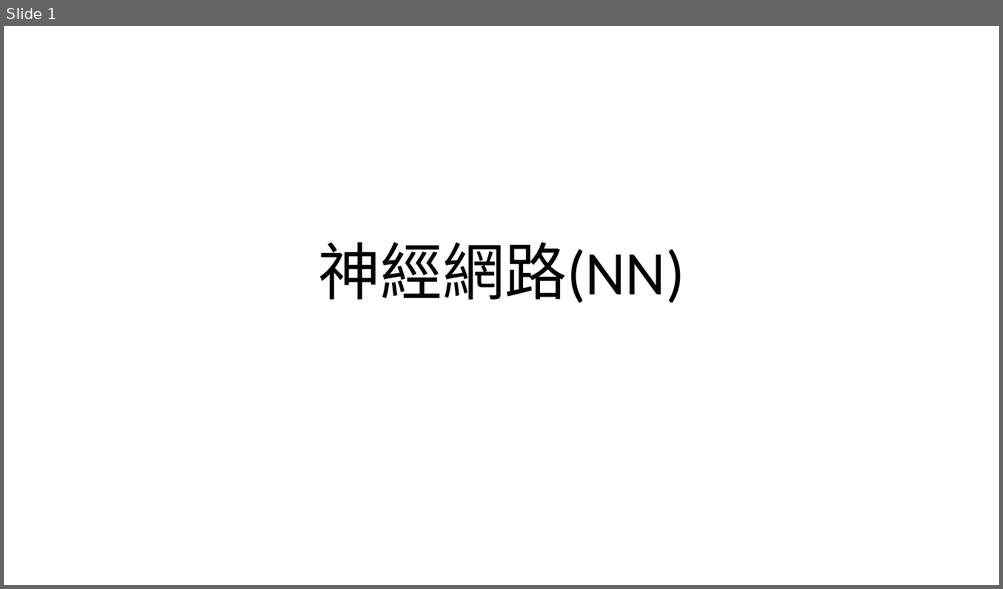
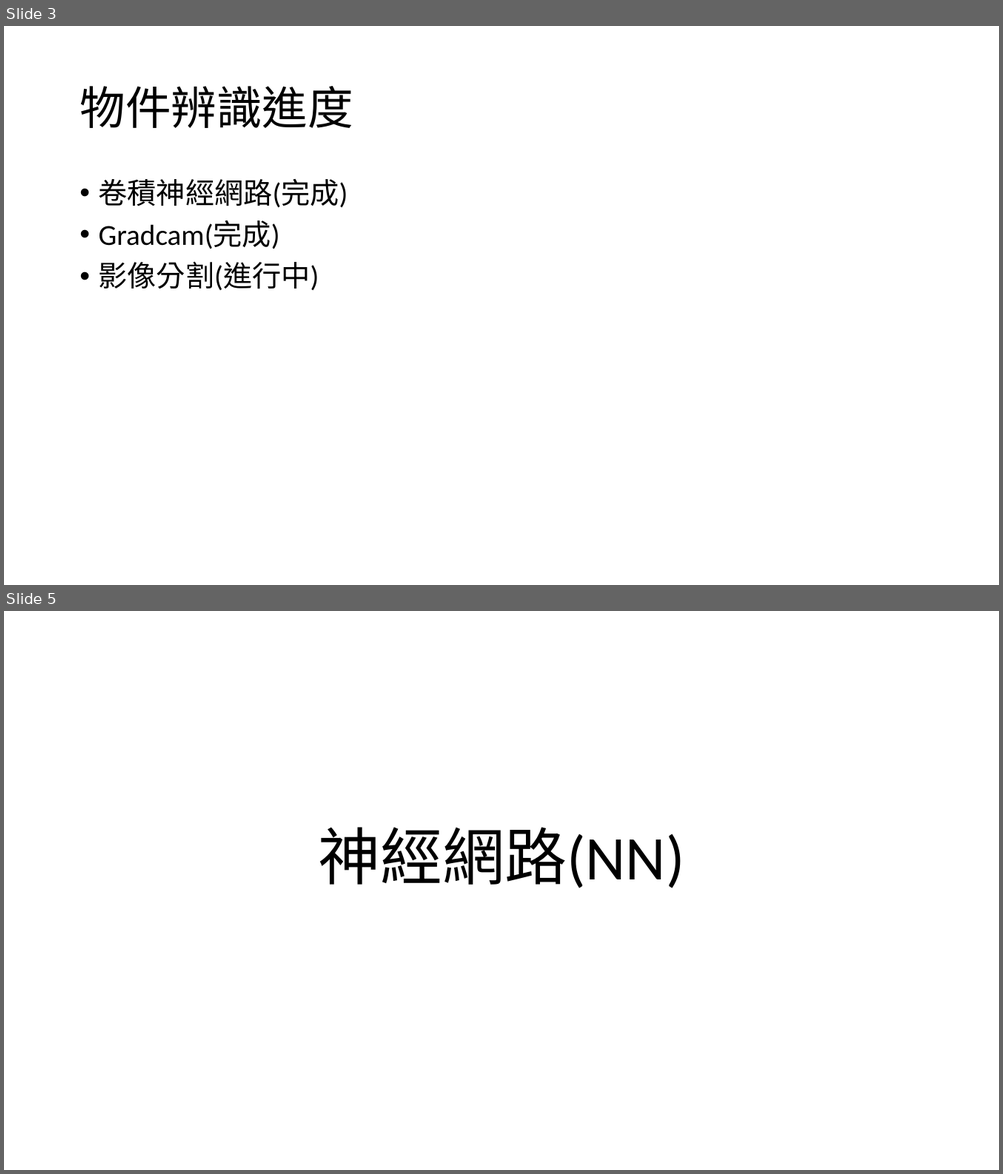
Before and after one commit to WingSyncAlgorithm/Object_Detection, a slide deck: 統整簡報/20230924/cnn.pptx. Shown one above the other, each under a label of ours: slide 1 before the commit, slides 3 and 5 after it; the slides between them are not shown. The pictures are 1003x589 and 1003x1174 pixels, drawn with LibreOffice and Linux fonts; fonts in the diff are those of the drawing. Boxes give left, top, right and bottom in pixels: in the first picture for what was removed or moved away, otherwise in the second. Text is boxed around its words. In the diff, an @@ line names an element or a change of style, - is before the commit and + after.

```diff
--- a/統整簡報/20230924/cnn.pptx
+++ b/統整簡報/20230924/cnn.pptx
@@ slide 3 added at (4,26,999,585), background #FFFFFF @@
@@ title added at (79,86,353,128), 44 pt, text #000000 @@
+物件辨識進度
@@ text added at (99,179,348,291), 28 pt, text #000000 @@
+• 卷積神經網路(完成)
+• Gradcam(完成)
+• 影像分割(進行中)
@@ what was slide 1 is now slide 5 @@
```
Also in this commit, not shown: 4 slides changed, 3 other slides added.
